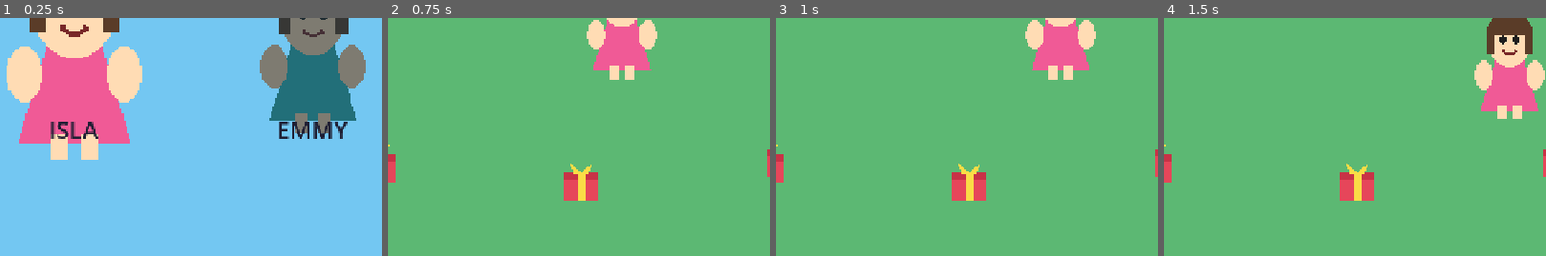
Above: before the commit, frames 1-4 (left to right).
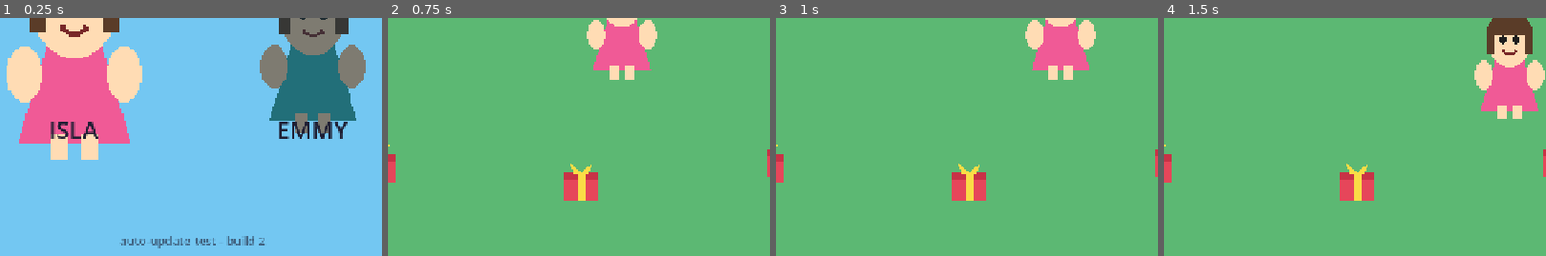
Above: after the commit, the same moments.

Repository: andyfreed/isla-emmy-deck
Game: Godot game, scene res://main.tscn
The game is run twice, just before and just after one commit, with the same random seed, the same clock (stepped at 60 frames per second) and the same inputs.
Inputs:
- Up to frame 1 (0.25 s): no input
- Up to frame 2 (0.75 s): tap Enter (ui_accept) at 0.5 s; hold Right (ui_right) from 0.53 s (still down)
- Up to frame 3 (1 s): keep holding Right (ui_right); tap Enter (ui_accept) at 0.77 s
- Up to frame 4 (1.5 s): release Right (ui_right) at 1.28 s; hold Down (ui_down) from 1.28 s (still down)
The pictures show only the part of the screen within x 25-75%, y 50-100%; the shares and areas given below are measured in that part.

The runs differ from the first frame. In frame 1, 0.6% of the frame differs, in the area x 31-70%, y 91-97%; in frame 2, nothing differs; in frame 3, nothing differs; in frame 4, nothing differs.

Commit message:
Add auto-update test label (build 2)
Co-Authored-By: Claude Opus 4.8 <noreply@anthropic.com>
Claude-Session: https://claude.ai/code/session_01UXQDKUbPicwSfpzXbyxALt

Diff:
--- a/scripts/main.gd
+++ b/scripts/main.gd
@@ -35,6 +35,9 @@
 	var title := _label("ISLA & EMMY: FUNKY ISLANDS", 56, Vector2(0, 70), true)
 	ui.add_child(title)
 	ui.add_child(_label("Pick your hero   <  Left / Right  >   then  A", 28, Vector2(0, 180), true))
+	var ver := _label("auto-update test - build 2", 20, Vector2(0, 760), true)
+	ver.modulate = Color(1, 1, 1, 0.6)
+	ui.add_child(ver)
 
 	for i in HEROES.size():
 		var h: String = HEROES[i]
